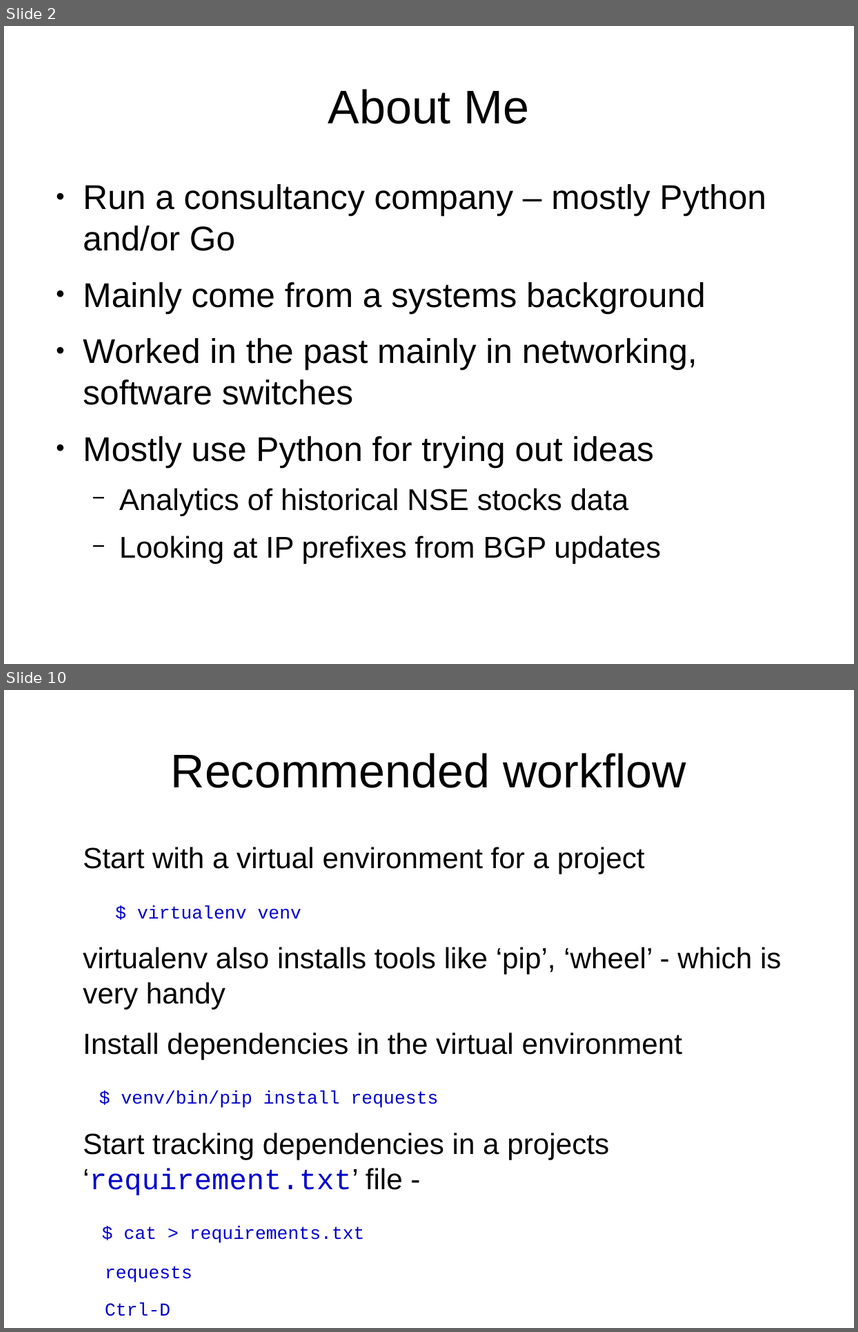
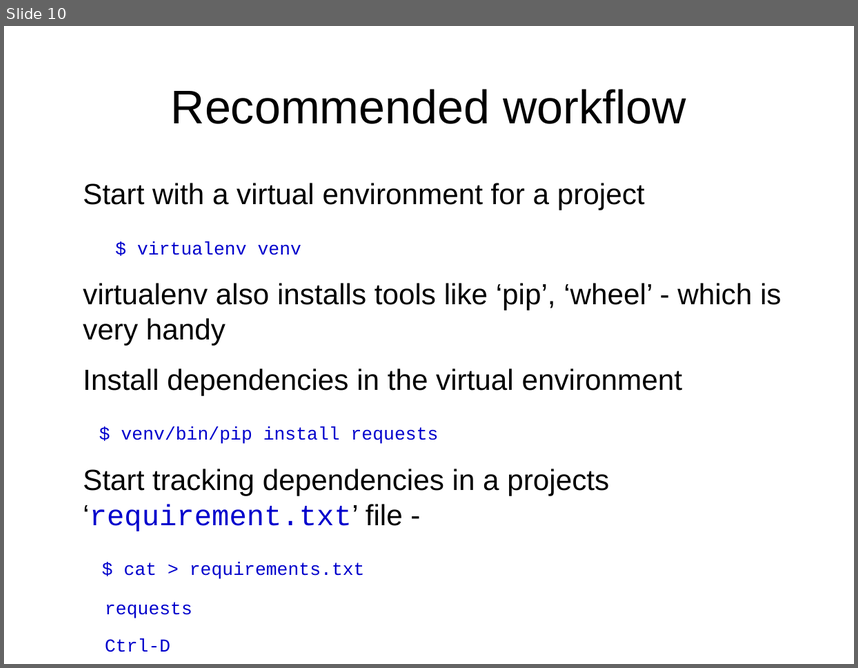
Before and after one commit to gabhijit/Pycon-2018, a slide deck: presentation.odp. Shown one above the other, each under a label of ours: slides 2 and 10 before the commit, slide 10 after it; the slides between them are not shown. The pictures are 858x1332 and 858x668 pixels, drawn with LibreOffice and Linux fonts; fonts in the diff are those of the drawing. Boxes give left, top, right and bottom in pixels: in the first picture for what was removed or moved away, otherwise in the second. Text is boxed around its words. In the diff, an @@ line names an element or a change of style, - is before the commit and + after.

```diff
--- a/presentation.odp
+++ b/presentation.odp
@@ slide 2 removed at bbox=[4, 26, 854, 664], background #FFFFFF @@
@@ title removed at bbox=[328, 89, 530, 124] @@
-About Me
@@ text removed at bbox=[83, 184, 766, 558] @@
-● Run a consultancy company – mostly Python and/or Go
-● Mainly come from a systems background
-● Worked in the past mainly in networking, software switches
-● Mostly use Python for trying out ideas
-  − Analytics of historical NSE stocks data
-  − Looking at IP prefixes from BGP updates
```
Also in this commit, not shown: 12 slides changed, 18 slides added, 1 other slide removed.
